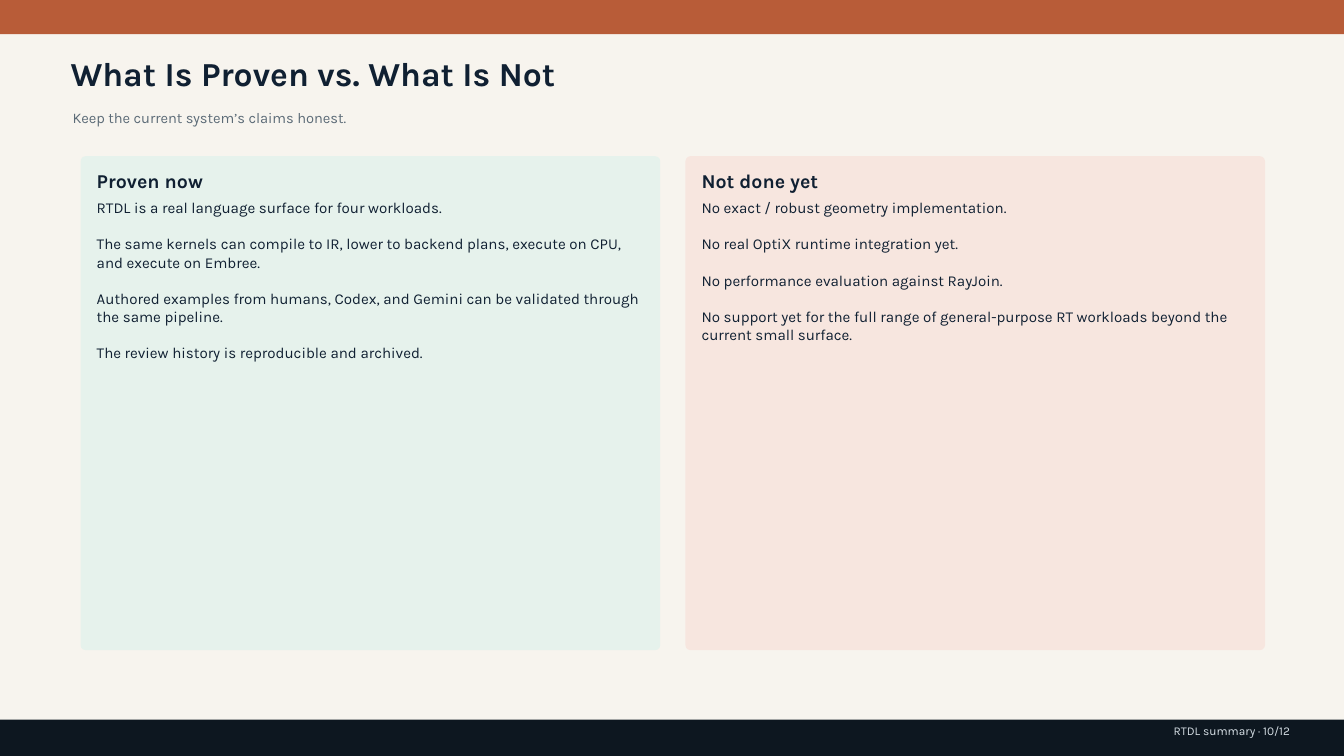
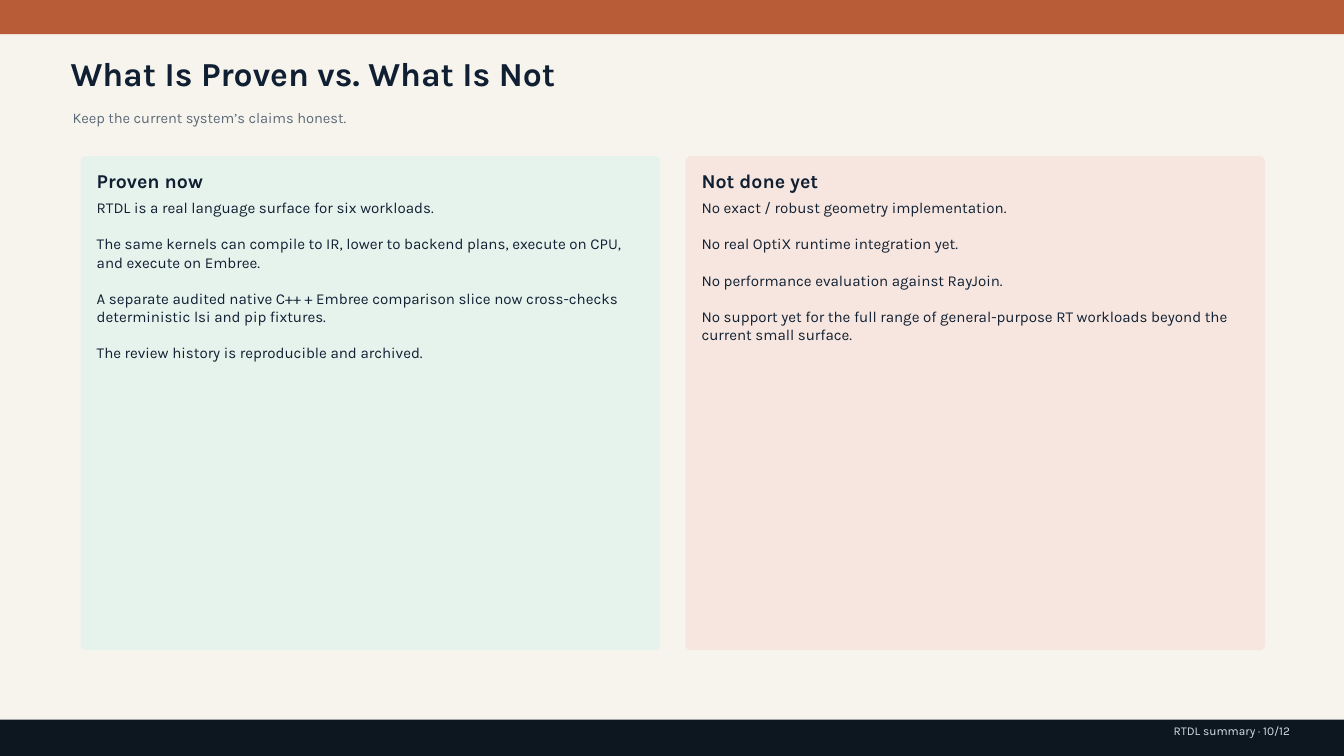
Before and after one commit to rubaolee/rtdl, a slide deck: slide 10 of rtdl_status_summary.pptx. Drawn at 1344x756 pixels with LibreOffice and Linux fonts; fonts in the diff are those of the drawing. Boxes give left, top, right and bottom in pixels: in the first picture for what was removed or moved away, otherwise in the second. Text is boxed around its words. In the diff, an @@ line names an element or a change of style, - is before the commit and + after.

```diff
--- a/rtdl_status_summary.pptx
+++ b/rtdl_status_summary.pptx
@@ text at box(97, 202, 434, 217): text changed @@
-RTDL is a real language surface for four workloads.
+RTDL is a real language surface for six workloads.
@@ text at box(97, 293, 618, 326): text changed @@
-Authored examples from humans, Codex, and Gemini can be validated through the same pipeline.
+A separate audited native C++ + Embree comparison slice now cross-checks deterministic lsi and pip fixtures.
```
Also in this commit, not shown: 4 other slides changed, 17 other files.
